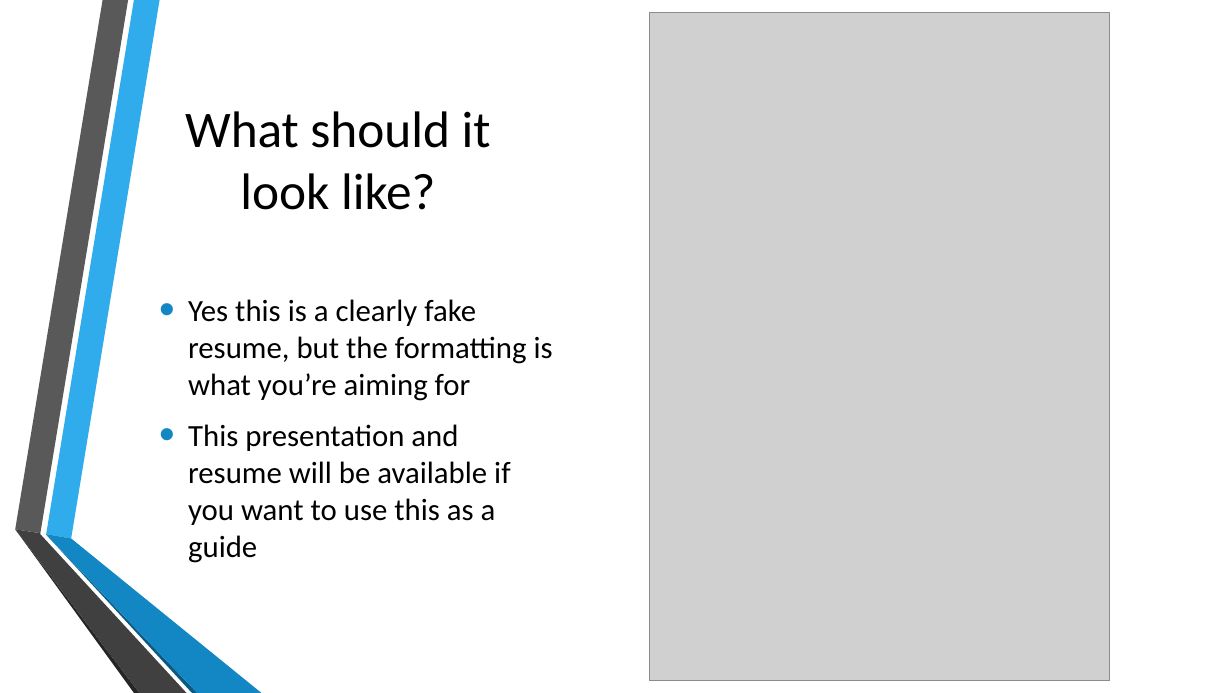
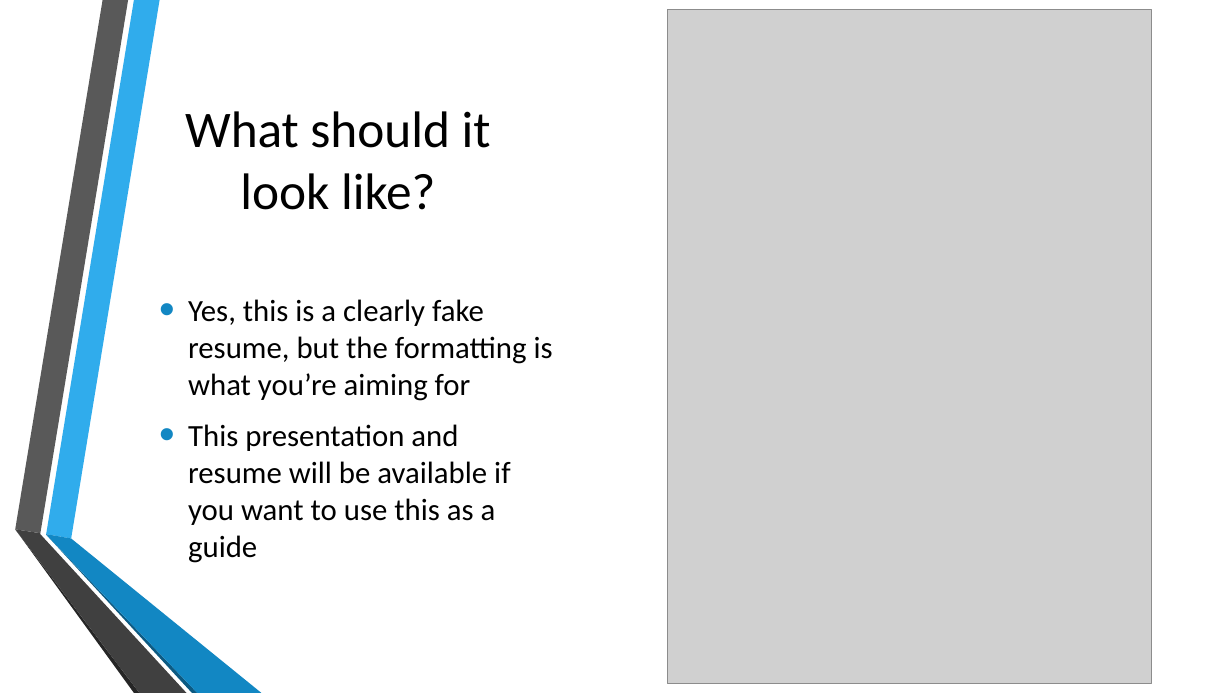
Before and after one commit to prakitmohal/presentations, a slide deck: slide 18 of Resumes 101.pptx. Drawn at 1232x693 pixels with LibreOffice and Linux fonts; fonts in the diff are those of the drawing; grey boxes stand for pictures; background and template pictures are left out. Boxes give left, top, right and bottom in pixels: in the first picture for what was removed or moved away, otherwise in the second. Text is boxed around its words. In the diff, an @@ line names an element or a change of style, - is before the commit and + after.

```diff
--- a/Resumes 101.pptx
+++ b/Resumes 101.pptx
@@ picture: place and size @@
-picture at (650,12,1110,680)
+picture at (667,9,1153,683)
@@ text at (188,299,553,401): text changed @@
-• Yes this is a clearly fake resume, but the formatting is what you’re aiming for
+• Yes, this is a clearly fake resume, but the formatting is what you’re aiming for
```
Also in this commit, not shown: 15 other slides changed, 1 slide added, 1 other file.
